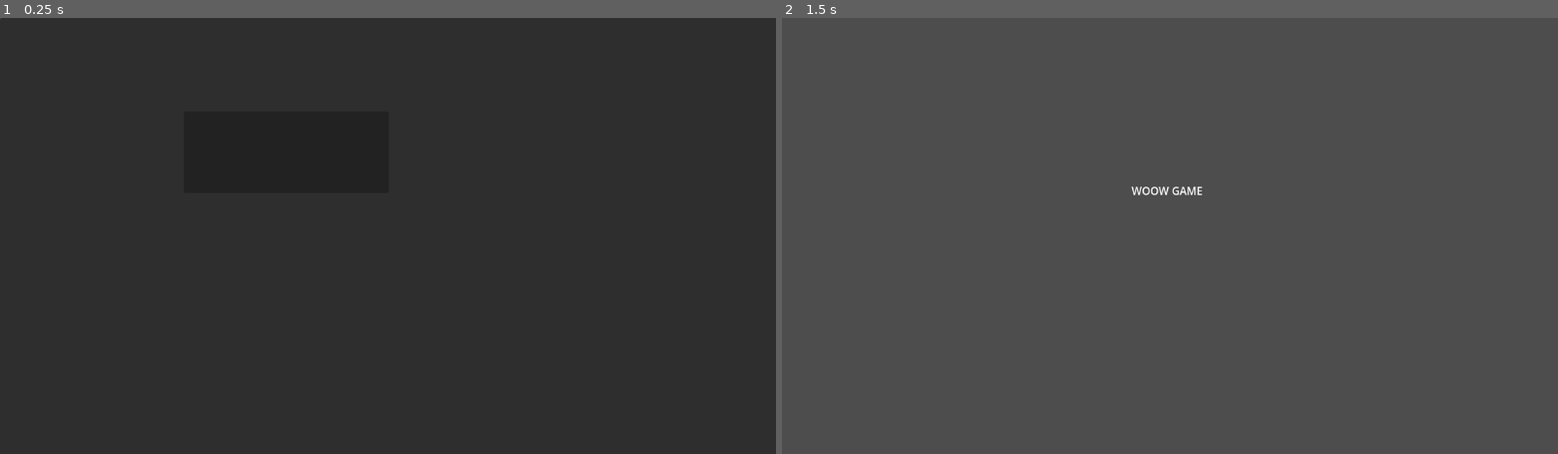
Above: before the commit, frames 1-2 (left to right).
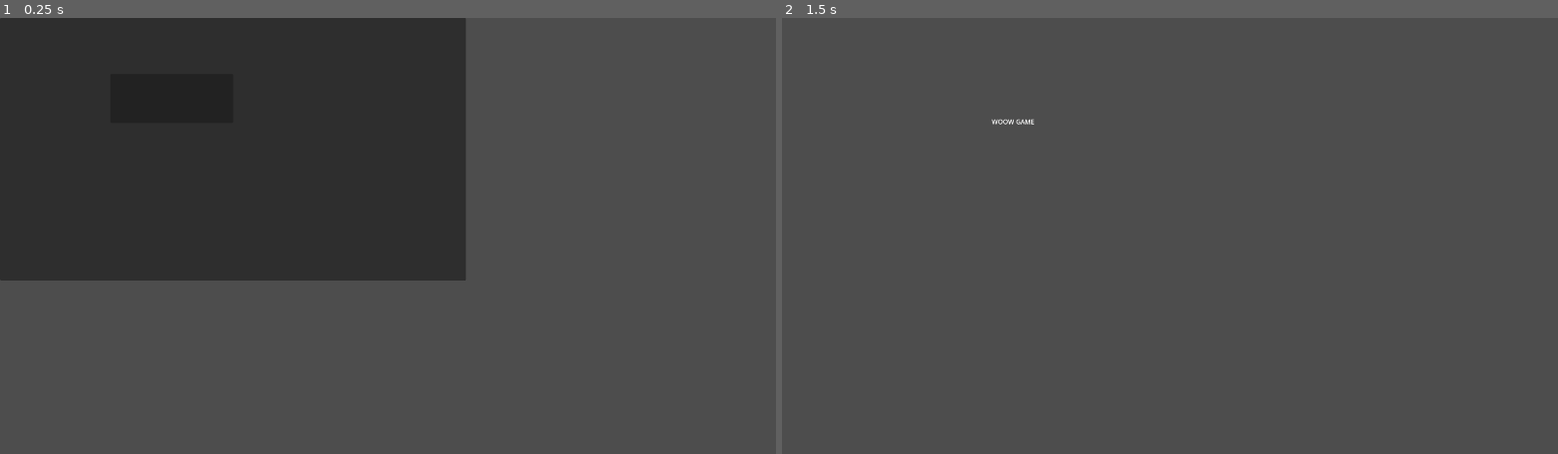
Above: after the commit, the same moments.

Repository: NotKirb5/traingame
Game: Godot game, scene res://mainscene.tscn
Same seed, same stepped clock (60 frames per second), same inputs: the game is played once before the commit and once after it.
Inputs (mouse positions are in pixels of both pictures, inside the frame that each line leads up to; where the layout moved, square brackets give the same spot in the first picture):
- Up to frame 1 (0.25 s): no input
- Up to frame 2 (1.5 s): click (952, 96) [1069, 153] at 0.5 s; tap Enter at 1.25 s

The runs differ from the first frame. In frame 1, 64% of the frame differs, in the area x 0-100%, y 0-100%; in frame 2, 0.2%.
Error after the commit: Invalid type in function 'add_child' in base 'Node (gameManager.gd)'. The Object-derived class of argument 1 (PackedScene) is not a subclass of the expected ar…

Commit message:
aspect ratio chaged

Diff:
--- a/gameManager.gd
+++ b/gameManager.gd
@@ -2,7 +2,7 @@
 
 
 var games = ["res://testgame.tscn"]
-
+@onready var hud = preload('res://hud.tscn')
 # Called when the node enters the scene tree for the first time.
 func _ready() -> void:
 	pass # Replace with function body.
@@ -15,3 +15,10 @@
 func startgame():
 
 	get_tree().change_scene_to_file(games[0])
+	var isnt = hud.instantiate()
+	add_child(hud)
+	get_tree().paused = true
+
+
+func gamefinished():
+	get_tree().change_scene_to_file("res://mainscene.tscn")
--- a/hud.gd
+++ b/hud.gd
@@ -3,7 +3,7 @@
 
 # Called when the node enters the scene tree for the first time.
 func _ready() -> void:
-	pass # Replace with function body.
+	pass
 
 
 # Called every frame. 'delta' is the elapsed time since the previous frame.
--- a/hud.tscn
+++ b/hud.tscn
@@ -3,6 +3,7 @@
 [ext_resource type="Script" uid="uid://ke5fcg3jmil1" path="res://hud.gd" id="1_37p78"]
 
 [node name="hud" type="CanvasLayer"]
+process_mode = 3
 script = ExtResource("1_37p78")
 
 [node name="destinationlabel" type="Label" parent="."]
@@ -12,9 +13,14 @@
 text = "Destination: A"
 
 [node name="currentlabel" type="Label" parent="."]
-offset_left = 869.0
+offset_left = 1635.0
 offset_top = 2.0
-offset_right = 1152.0
+offset_right = 1918.0
 offset_bottom = 62.0
 theme_override_font_sizes/font_size = 32
 text = "Current Station: F"
+
+[node name="Panel" type="Panel" parent="."]
+visible = false
+offset_right = 1919.0
+offset_bottom = 1077.0
--- a/mainscene.tscn
+++ b/mainscene.tscn
@@ -2,7 +2,7 @@
 
 [ext_resource type="Script" uid="uid://bowgmlbfep072" path="res://mainscene.gd" id="1_wtdyi"]
 
-[node name="mainscene" type="Node2D"]
+[node name="mainscene" type="Node2D" groups=["main"]]
 script = ExtResource("1_wtdyi")
 
 [node name="Panel" type="Panel" parent="."]
--- a/project.godot
+++ b/project.godot
@@ -21,7 +21,13 @@
 
 [display]
 
+window/size/viewport_width=1920
+window/size/viewport_height=1080
 window/stretch/mode="viewport"
+
+[global_group]
+
+main=""
 
 [rendering]
 
